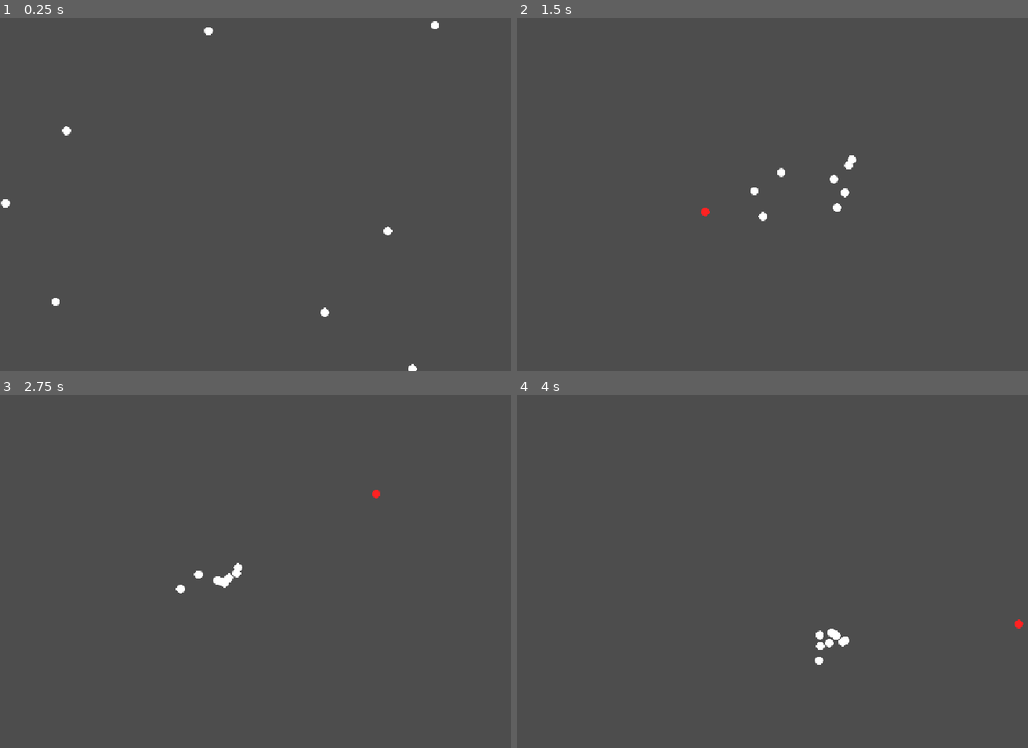
Above: before the commit, frames 1-4 (two rows, left to right).
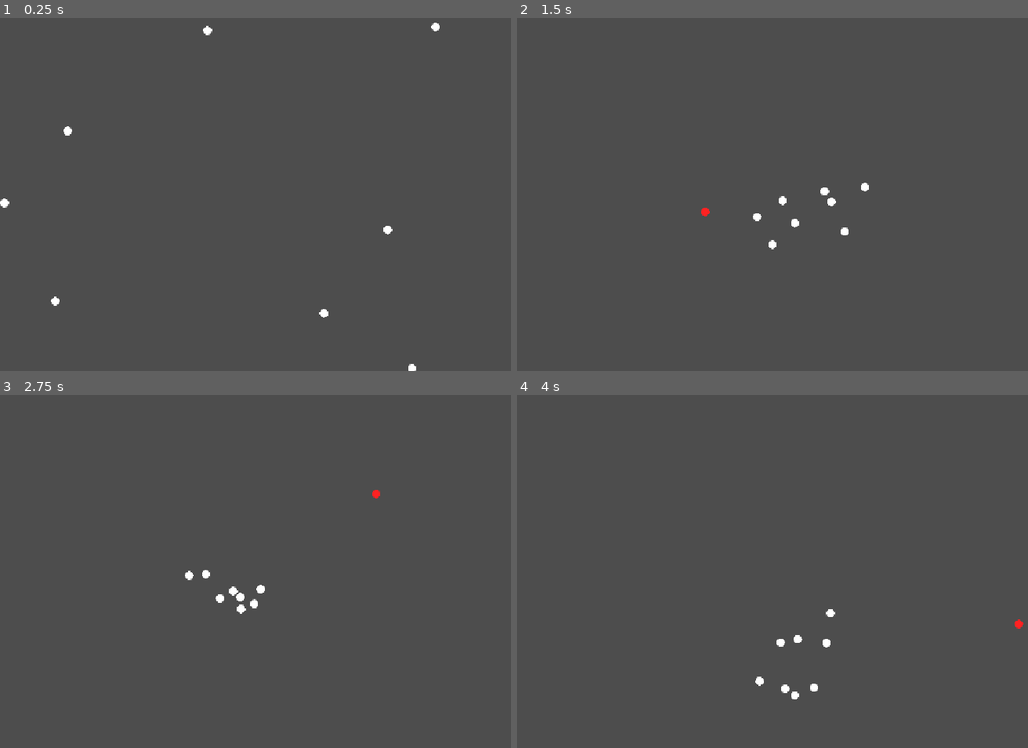
Above: after the commit, the same moments.

Repository: eni-school-project/particle-swarm-optimization
Game: Godot game, scene res://main.tscn
The game is run twice, just before and just after one commit, with the same random seed, the same clock (stepped at 60 frames per second) and the same inputs.
Inputs (mouse positions are in pixels of both pictures, inside the frame that each line leads up to):
- Up to frame 1 (0.25 s): no input
- Up to frame 2 (1.5 s): click (828, 194) at 0.67 s; move the mouse to (706, 212) at 1.27 s; click (706, 212) at 1.42 s
- Up to frame 3 (2.75 s): move the mouse to (378, 493) at 2.02 s; click (378, 493) at 2.17 s
- Up to frame 4 (4 s): move the mouse to (798, 642) at 2.77 s; click (798, 642) at 2.92 s; move the mouse to (1017, 624) at 3.52 s; click (1017, 624) at 3.67 s

The runs differ from the first frame. In frame 1, 0.1% of the frame differs, in the area x 0-87%, y 0-100%; in frame 2, 0.5%, in the area x 45-69%, y 38-66%; in frame 3, 0.5%; in frame 4, 0.5%.

Commit message:
Feat : variable `max_speed` to simulate stop

Diff:
--- a/scenes/particle.tscn
+++ b/scenes/particle.tscn
@@ -9,8 +9,8 @@
 [node name="Particle" type="CharacterBody2D"]
 light_mask = 2
 visibility_layer = 2
-collision_layer = 0
-collision_mask = 0
+collision_layer = 2
+collision_mask = 2
 script = ExtResource("1_jw3tu")
 metadata/_edit_group_ = true
 
--- a/scripts/particle.gd
+++ b/scripts/particle.gd
@@ -1,8 +1,8 @@
 class_name Particle
 extends CharacterBody2D
 
-@export var max_speed: float = 200.0
-@export var wander_strength: float = 5.0
+@export var max_speed: float = 20.0
+@export var wander_strength: float = 15.0
 @export var change_direction_every: float = 0.1
 
 var wander_timer: float = 0.0
@@ -12,6 +12,8 @@
 
 func _physics_process(delta: float) -> void:
 	move_and_slide()
+
+	max_speed = 200.0 if get_tree().has_group("target") else 20.0
 
 	if velocity.length() > max_speed:
 		velocity = velocity.limit_length(max_speed)
